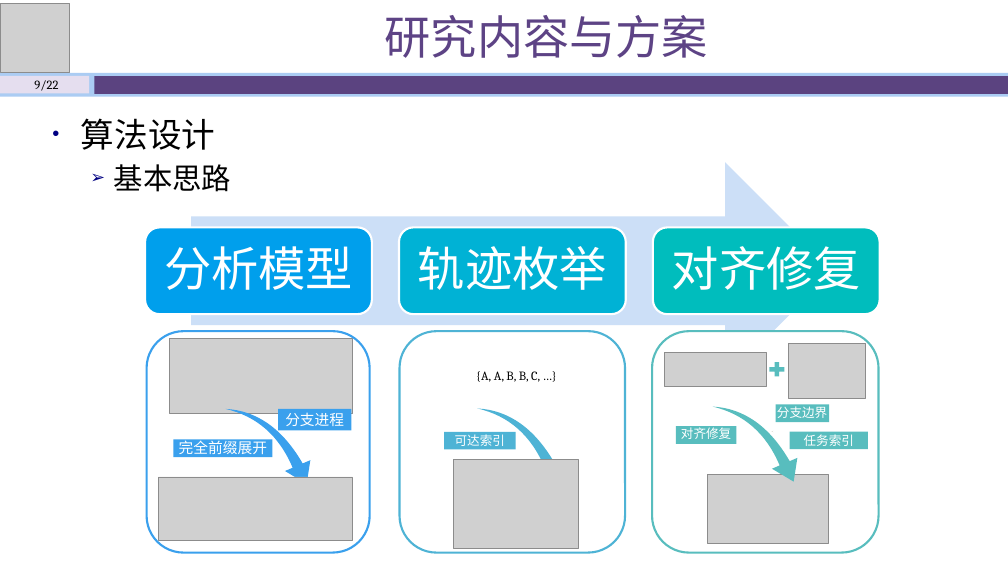
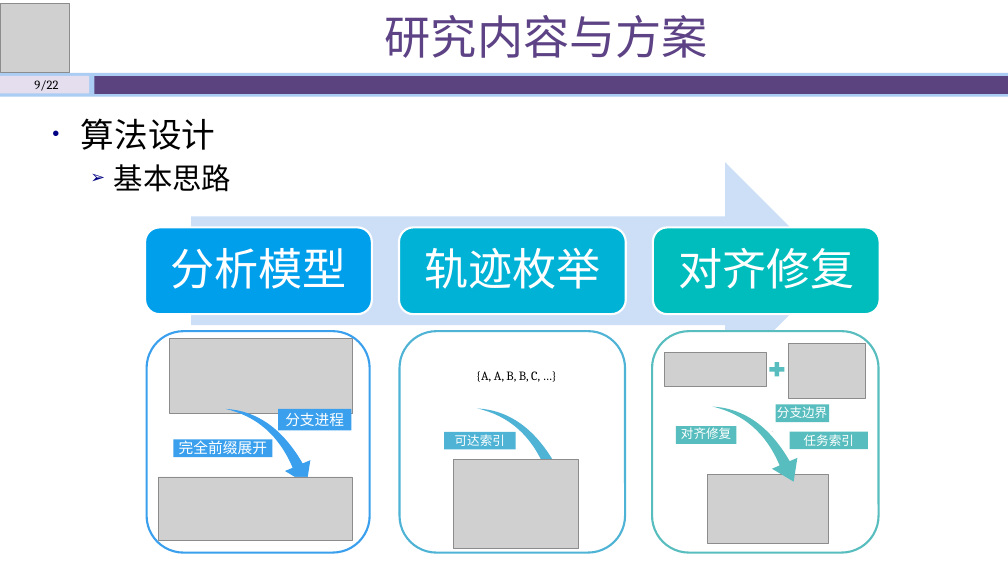
Before and after one commit to shawn47/0930, a slide deck: slide 9 of 开题答辩930-动画版.pptx. Drawn at 1008x567 pixels with LibreOffice and Linux fonts; fonts in the diff are those of the drawing; grey boxes stand for pictures. Boxes give left, top, right and bottom in pixels: in the first picture for what was removed or moved away, otherwise in the second. Text is boxed around its words. In the diff, an @@ line names an element or a change of style, - is before the commit and + after.

```diff
--- a/开题答辩930-动画版.pptx
+++ b/开题答辩930-动画版.pptx
@@ size 45 to 42 pt; less space between paragraphs in 3 elements at [170,248,346,289], [424,248,600,289], [678,248,854,289] @@
```
Also in this commit, not shown: 7 other slides changed, 1 other file.
